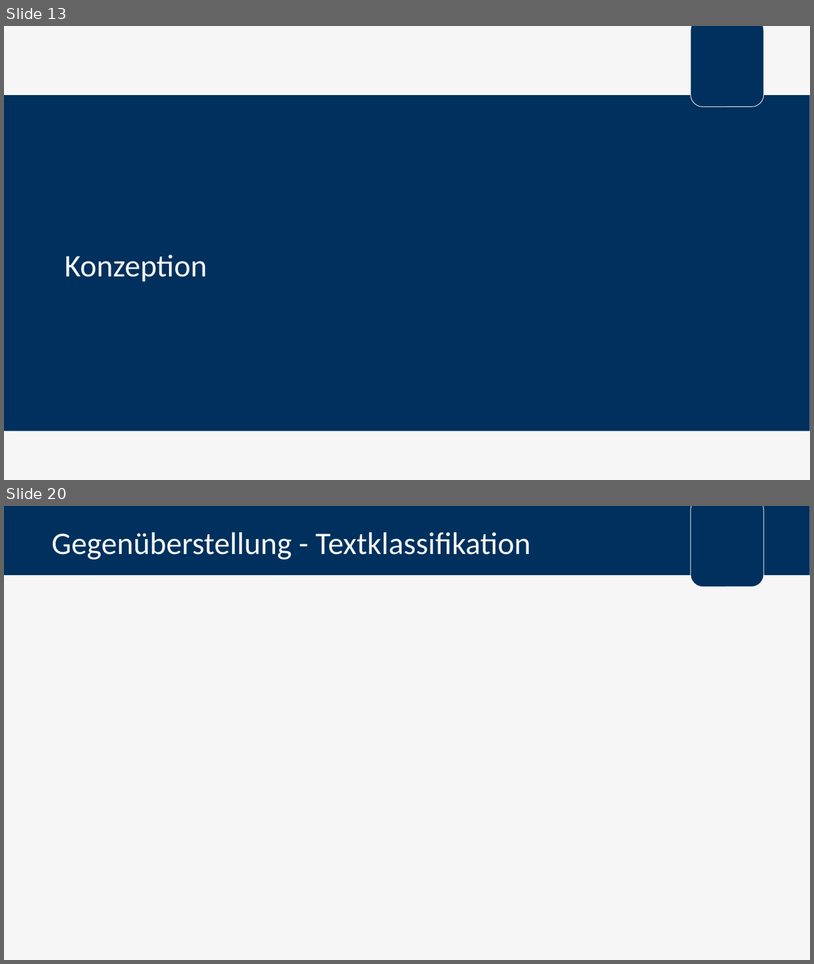
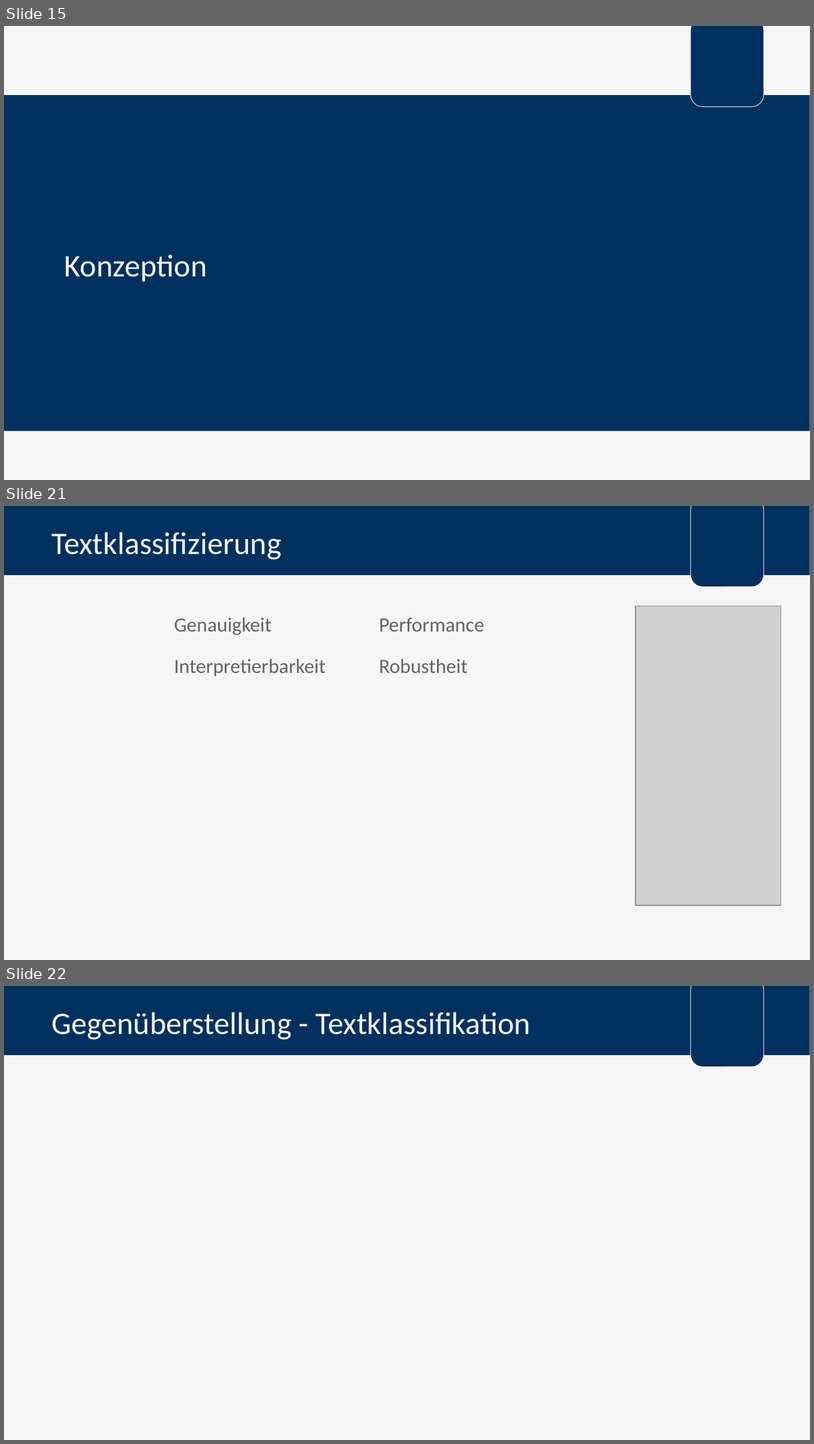
Before and after one commit to FlowBYRN/BaMaterialStandartisation, a slide deck: documents/Verteidigung.pptx. Shown one above the other, each under a label of ours: slides 13 and 20 before the commit, slides 15, 21 and 22 after it; the slides between them are not shown. The pictures are 814x964 and 814x1444 pixels, drawn with LibreOffice and Linux fonts; fonts in the diff are those of the drawing; grey boxes stand for pictures; background and template pictures are left out. Boxes give left, top, right and bottom in pixels: in the first picture for what was removed or moved away, otherwise in the second. Text is boxed around its words. In the diff, an @@ line names an element or a change of style, - is before the commit and + after.

```diff
--- a/documents/Verteidigung.pptx
+++ b/documents/Verteidigung.pptx
@@ slide 21 added at [4,506,810,960], background #F6F6F6; not listed: 2 template elements that a slide beside it also shows @@
@@ title added at [51,532,281,559], 28 pt, text #F6F6F6 @@
+Textklassifizierung
@@ picture added at [635,606,782,905] @@
@@ text added at [174,617,272,635], 18 pt, text #646363 @@
+Genauigkeit
@@ text added at [379,618,484,631], 18 pt, text #646363 @@
+Performance
@@ text added at [174,658,326,676], 18 pt, text #646363 @@
+Interpretierbarkeit
@@ text added at [379,658,468,673], 18 pt, text #646363 @@
+Robustheit
@@ what was slide 13 is now slide 15 @@
@@ what was slide 20 is now slide 22 @@
```
Also in this commit, not shown: 8 slides changed, 8 other slides added, 5 slides removed, 3 other files.
